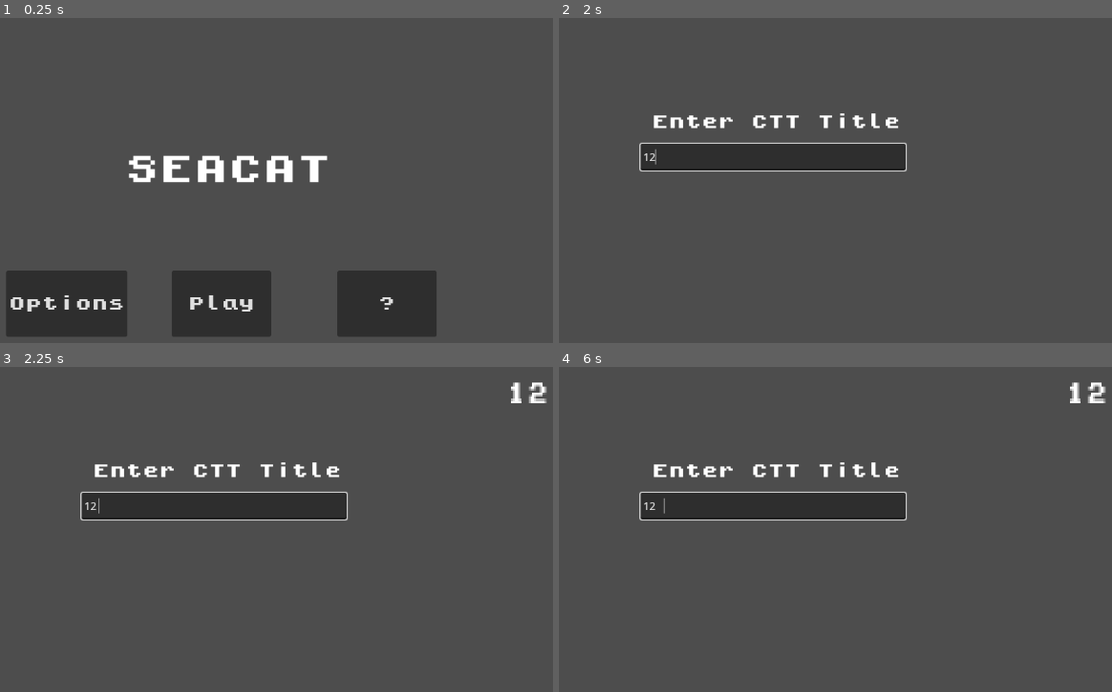
Above: before the commit, frames 1-4 (two rows, left to right).
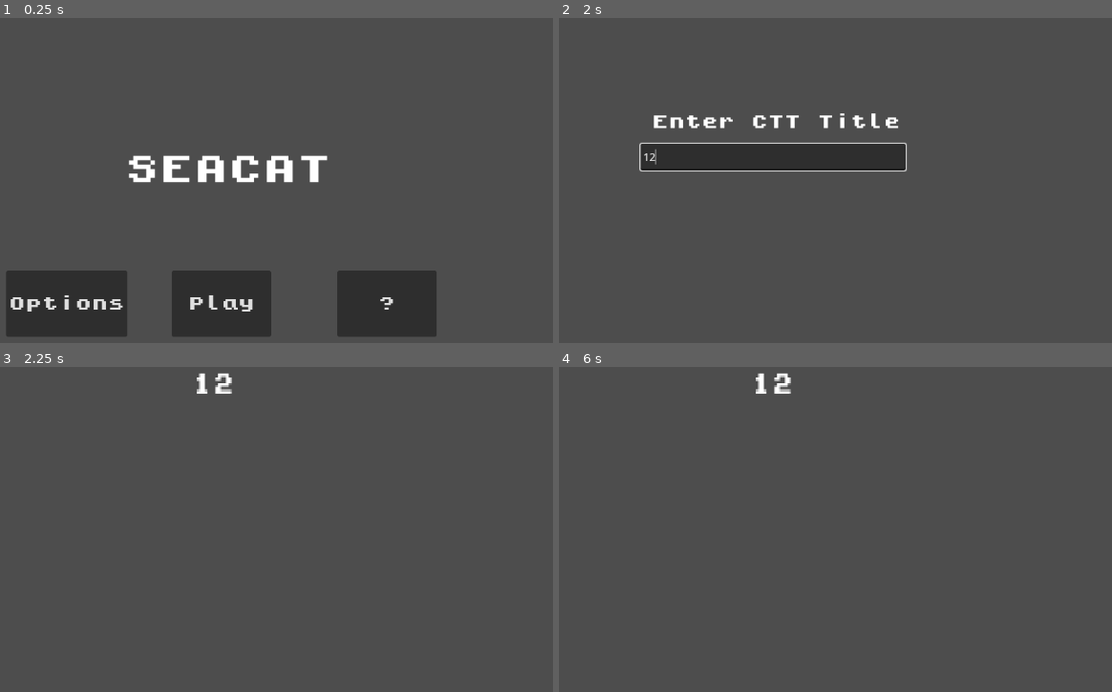
Above: after the commit, the same moments.

Repository: phan-andrew/demo3
Game: Godot game, scene res://start_screen.tscn
Two runs of this game, one before a commit and one after it. Both use one fixed random seed, a clock stepped at 60 frames per second and the inputs below.
Inputs (mouse positions are in pixels of both pictures, inside the frame that each line leads up to):
- Up to frame 1 (0.25 s): no input
- Up to frame 2 (2 s): click "Play" at 0.5 s; click (774, 157) at 1.27 s; type "12" at 1.35 s
- Up to frame 3 (2.25 s): tap Enter at 2 s; hold Space (move_right) from 2.03 s (still down)
- Up to frame 4 (6 s): release Space (move_right) at 2.78 s; tap Enter at 3.5, 5 s; hold Space (move_right) 3.53-5.03 s; tap Space (move_right) at 5.75 s

Frames 1-2 are identical in both runs. In frame 3, 5.4% of the frame differs, in the area x 14-99%, y 1-48%; in frame 4, 5.4%.

Commit message:
added a basic card image

Diff:
--- a/CharacterBody2D.gd
+++ b/CharacterBody2D.gd
@@ -8,7 +8,8 @@
 	if Input.is_action_pressed("move_right"):
 		move=true
 	if move:
-		position += Vector2(7, 0)
+		position += Vector2(3, 0)
+		modulate = Color8(40,183,215)
 
 # Called when the node enters the scene tree for the first time.
 func _ready():
--- a/card.tscn
+++ b/card.tscn
@@ -14,5 +14,7 @@
 shape = SubResource("RectangleShape2D_mpsby")
 
 [node name="Pixil-frame-0" type="Sprite2D" parent="."]
-position = Vector2(146, 231)
+texture_filter = 1
+position = Vector2(132, 223)
+scale = Vector2(1.44, 1.34)
 texture = ExtResource("2_7axrr")
--- a/home_screen.gd
+++ b/home_screen.gd
@@ -12,3 +12,4 @@
 	if ($starting_prompts.CTT_title != null && !title):
 		$CTT_title.text = $starting_prompts.CTT_title
 		title = true
+		$starting_prompts.visible = false
--- a/home_screen.tscn
+++ b/home_screen.tscn
@@ -13,10 +13,10 @@
 
 [node name="CTT_title" type="Label" parent="."]
 texture_filter = 1
-offset_left = 376.877
-offset_top = 23.7335
-offset_right = 406.877
-offset_bottom = 49.7335
+offset_left = 199.324
+offset_top = 14.7532
+offset_right = 229.324
+offset_bottom = 40.7532
 scale = Vector2(1, 2)
 theme = ExtResource("3_j5dr0")
 theme_override_font_sizes/font_size = 12
Not shown: 1 places in card.tscn that only renumber resources
Binary file changed: pixil-frame-0.png
